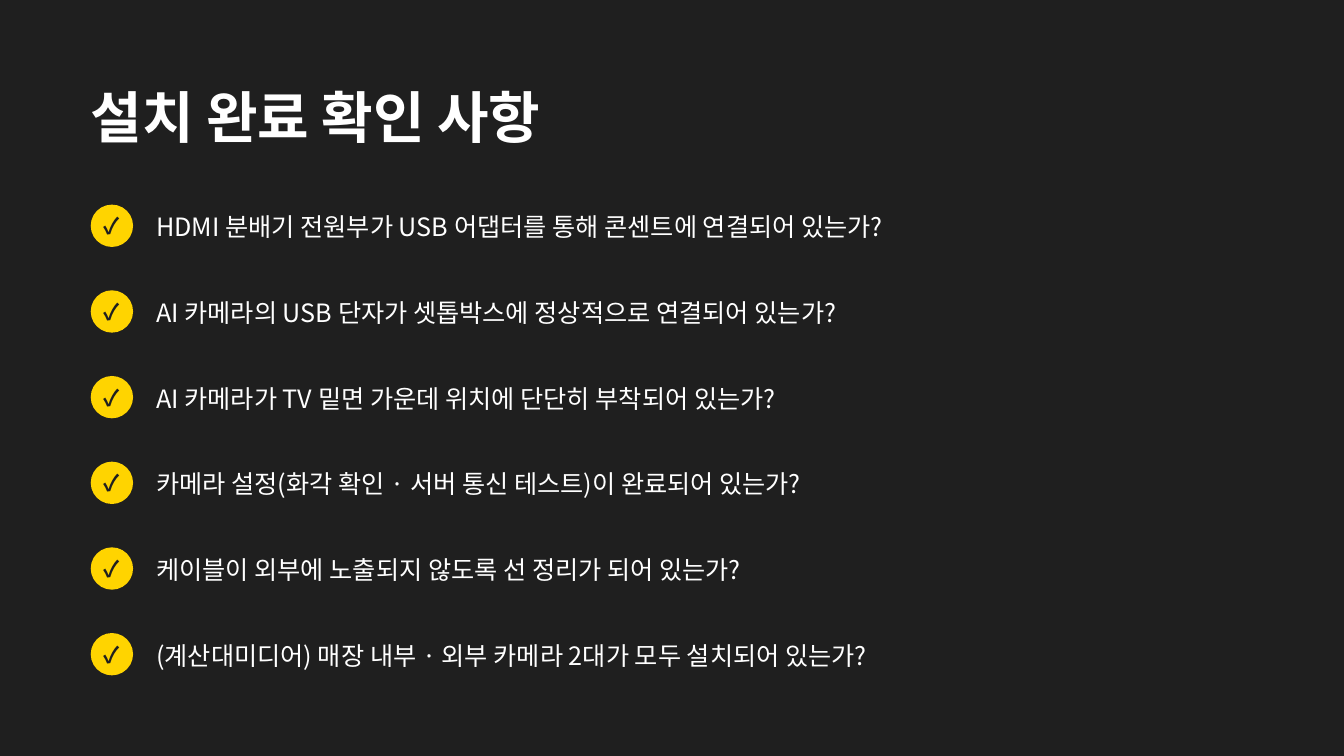
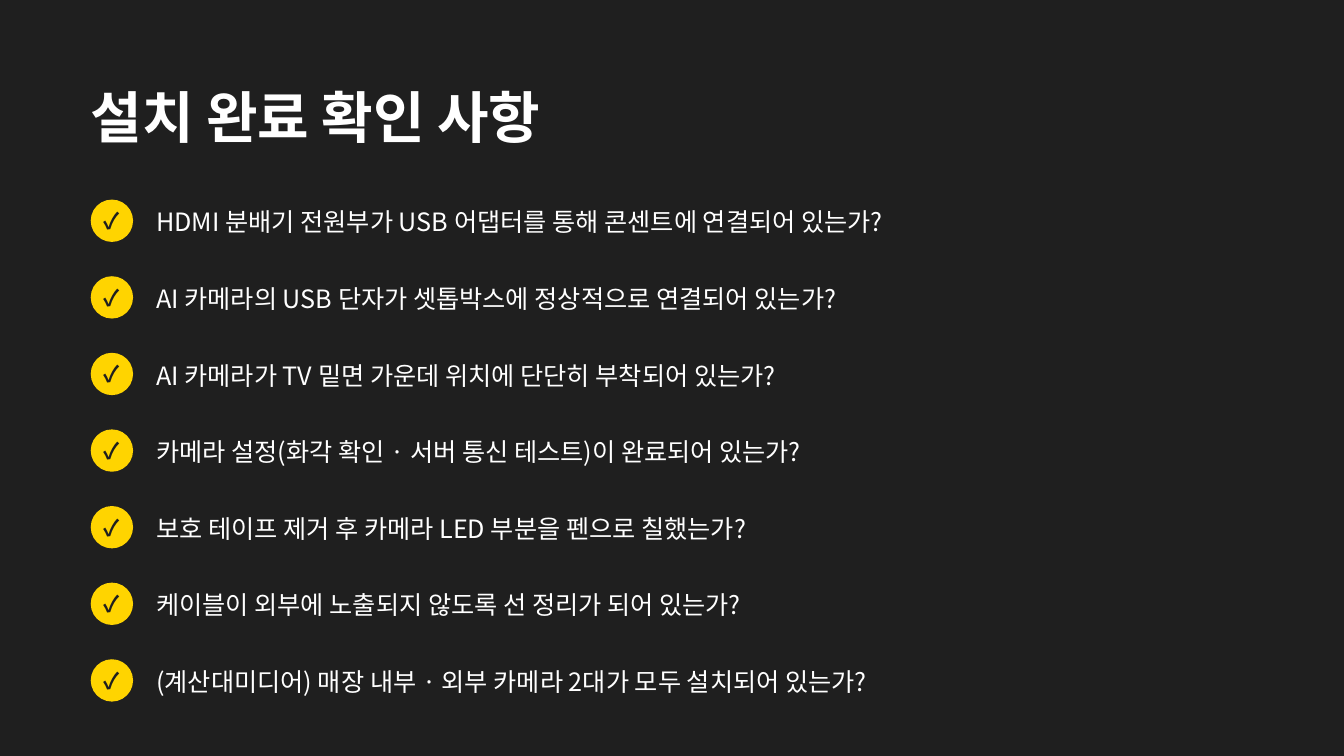
Before and after one commit to alsdn2947/ars, a slide deck: slide 21 of 이마트_AI카메라_설치매뉴얼.pptx (slide 19 before the commit). Drawn at 1344x756 pixels with LibreOffice and Linux fonts; fonts in the diff are those of the drawing. Boxes give left, top, right and bottom in pixels: in the first picture for what was removed or moved away, otherwise in the second. Text is boxed around its words. In the diff, an @@ line names an element or a change of style, - is before the commit and + after.

```diff
--- a/이마트_AI카메라_설치매뉴얼.pptx
+++ b/이마트_AI카메라_설치매뉴얼.pptx
@@ 2 texts, 1 ellipse: place and size @@
-2 texts, 1 ellipse at box(91, 205, 882, 247)
+2 texts, 1 ellipse at box(91, 200, 882, 242)
@@ 2 texts, 1 ellipse: place and size @@
-2 texts, 1 ellipse at box(91, 290, 836, 333)
+2 texts, 1 ellipse at box(91, 276, 836, 319)
@@ 2 texts, 1 ellipse: place and size @@
-2 texts, 1 ellipse at box(91, 376, 776, 418)
+2 texts, 1 ellipse at box(91, 353, 776, 395)
@@ ellipse: place and size @@
-ellipse at box(91, 462, 133, 504)
+ellipse at box(91, 430, 133, 472)
@@ text "✓": place and size @@
-text "✓" at box(91, 462, 133, 504)
+text "✓" at box(91, 430, 133, 472)
@@ text "카메라 설정(화각 확인 · 서버 ...": place and size @@
-text "카메라 설정(화각 확인 · 서버 ..." at box(156, 472, 800, 498)
+text "카메라 설정(화각 확인 · 서버 ..." at box(156, 440, 800, 466)
@@ ellipse: place and size @@
-ellipse at box(91, 547, 133, 590)
+ellipse at box(91, 506, 133, 548)
@@ text "✓": place and size @@
-text "✓" at box(91, 547, 133, 590)
+text "✓" at box(91, 506, 133, 548)
@@ text added at box(156, 517, 746, 540), 18 pt, text #FFFFFF @@
+보호 테이프 제거 후 카메라 LED 부분을 펜으로 칠했는가?
@@ ellipse: place and size @@
-ellipse at box(91, 633, 133, 676)
+ellipse at box(91, 583, 133, 625)
@@ text "✓": place and size @@
-text "✓" at box(91, 633, 133, 676)
+text "✓" at box(91, 583, 133, 625)
@@ text "케이블이 외부에 노출되지 않도록 선 ...": place and size @@
-text "케이블이 외부에 노출되지 않도록 선 ..." at box(156, 558, 740, 581)
+text "케이블이 외부에 노출되지 않도록 선 ..." at box(156, 593, 740, 616)
@@ ellipse added at box(91, 659, 133, 702), fill #FFD400 @@
@@ text added at box(91, 659, 133, 702), 16 pt, text #1F1F1F, bold @@
+✓
@@ text "(계산대미디어) 매장 내부 · 외부 ...": place and size @@
-text "(계산대미디어) 매장 내부 · 외부 ..." at box(156, 644, 866, 670)
+text "(계산대미디어) 매장 내부 · 외부 ..." at box(156, 670, 866, 696)
```
Also in this commit, not shown: 16 other slides changed, 2 slides added.
